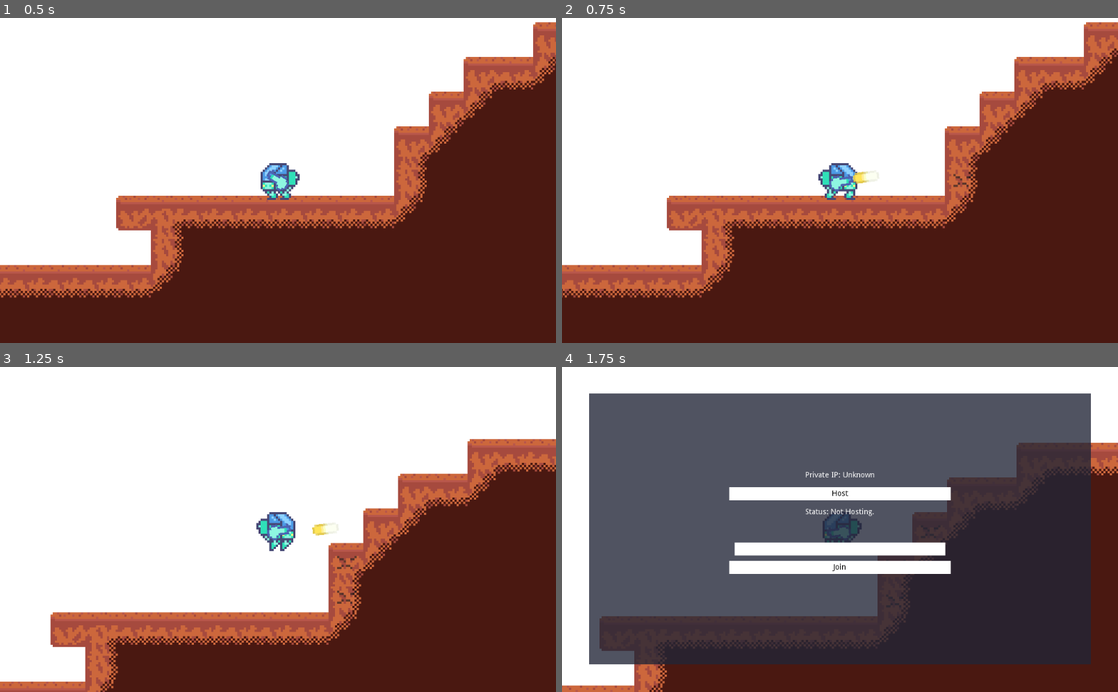
Above: before the commit, frames 1-4 (two rows, left to right).
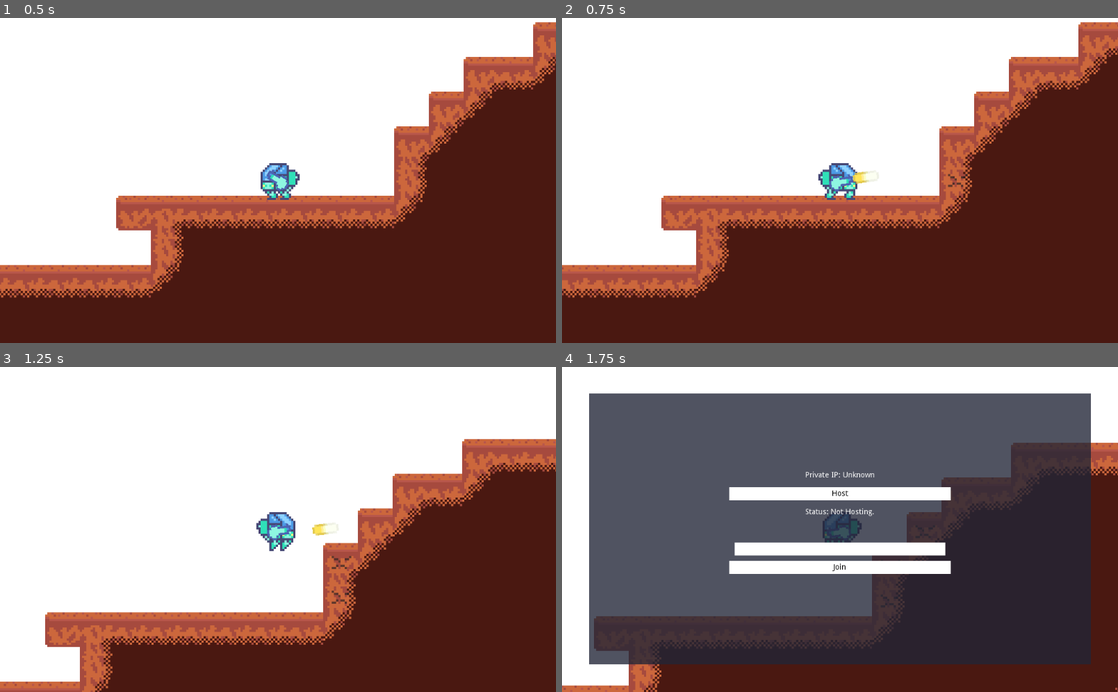
Above: after the commit, the same moments.

Repository: MichaelRRyan/Mecha-Miners
Game: Godot game, scene res://scenes/Gameplay.tscn
Two runs of this game, one before a commit and one after it. Both use one fixed random seed, a clock stepped at 60 frames per second and the inputs below.
Inputs (mouse positions are in pixels of both pictures, inside the frame that each line leads up to):
- Up to frame 1 (0.5 s): no input
- Up to frame 2 (0.75 s): tap Enter at 0.5 s; move the mouse to (962, 164) at 0.52 s; press the mouse at (962, 164) at 0.53 s; hold D (move_right) from 0.53 s (still down)
- Up to frame 3 (1.25 s): keep holding D (move_right); tap W (jump) at 0.77 s
- Up to frame 4 (1.75 s): keep holding D (move_right); move the mouse to (728, 545) at 1.27 s; release the mouse at (728, 545) at 1.28 s; tap H (toggle_network_panel) at 1.35 s; tap W (jump) at 1.52 s

Frame 1 is identical in both runs. In frame 2, 6.1% of the frame differs, in the area x 0-100%, y 1-87%; in frame 3, 5.6%; in frame 4, 1.6%.

Commit message:
Added player movement syncing with networked players

Diff:
--- a/scenes/Gameplay.tscn
+++ b/scenes/Gameplay.tscn
@@ -27,8 +27,6 @@
 
 [node name="Player" parent="Players" instance=ExtResource( 1 )]
 position = Vector2( 90.4262, 116.708 )
-horizontal_movement/time_to_max_speed = 0.2
-horizontal_movement/time_to_full_stop = 0.2
 
 [node name="Camera2D" type="Camera2D" parent="Players/Player"]
 scale = Vector2( 2, 2 )
--- a/scripts/Gameplay.gd
+++ b/scripts/Gameplay.gd
@@ -18,7 +18,7 @@
 
 # -----------------------------------------------------------------------------
 func _on_player_disconnected(peer_id):
-	var player = $Players.find_node(peer_id)
+	var player = $Players.get_node(str(peer_id))
 	if player:
 		player.queue_free()
 
@@ -36,11 +36,12 @@
 
 # -----------------------------------------------------------------------------
 func setup_player_for_network():
-	var player = $Players.find_node("Player")
+	var player = $Players.get_node("Player")
 	if player:
 		var id = get_tree().get_network_unique_id()
 		player.set_name(str(id))
 		player.set_network_master(id)
+		player.is_online
 
 
 # -----------------------------------------------------------------------------
@@ -55,4 +56,5 @@
 	var player = PlayerScene.instance()
 	player.set_name(str(peer_id))
 	player.set_network_master(peer_id)
+	player.is_online = true
 	$Players.add_child(player)
--- a/scripts/Player.gd
+++ b/scripts/Player.gd
@@ -15,6 +15,8 @@
 var jump_speed = 0.0
 var gravity_acceleration = 0.0
 var velocity = Vector2.ZERO
+
+var is_online = false
 
 # -- Param Map --
 var params = {
@@ -73,6 +75,9 @@
 	if Engine.editor_hint:
 		return
 
+	if is_online and is_network_master():
+		return
+
 	__handle_vertical_movement(delta)
 	__handle_horizontal_movement(delta)
 
@@ -82,6 +87,8 @@
 	velocity = move_and_slide(velocity, Vector2.UP)
 
 	__handle_interacton()
+
+	if is_online: rpc_unreliable("set_puppet_position", position)
 
 
 # -----------------------------------------------------------------------------
@@ -170,3 +177,8 @@
 
 
 # -----------------------------------------------------------------------------
+puppet func set_puppet_position(_position):
+	position = _position
+
+
+# -----------------------------------------------------------------------------
